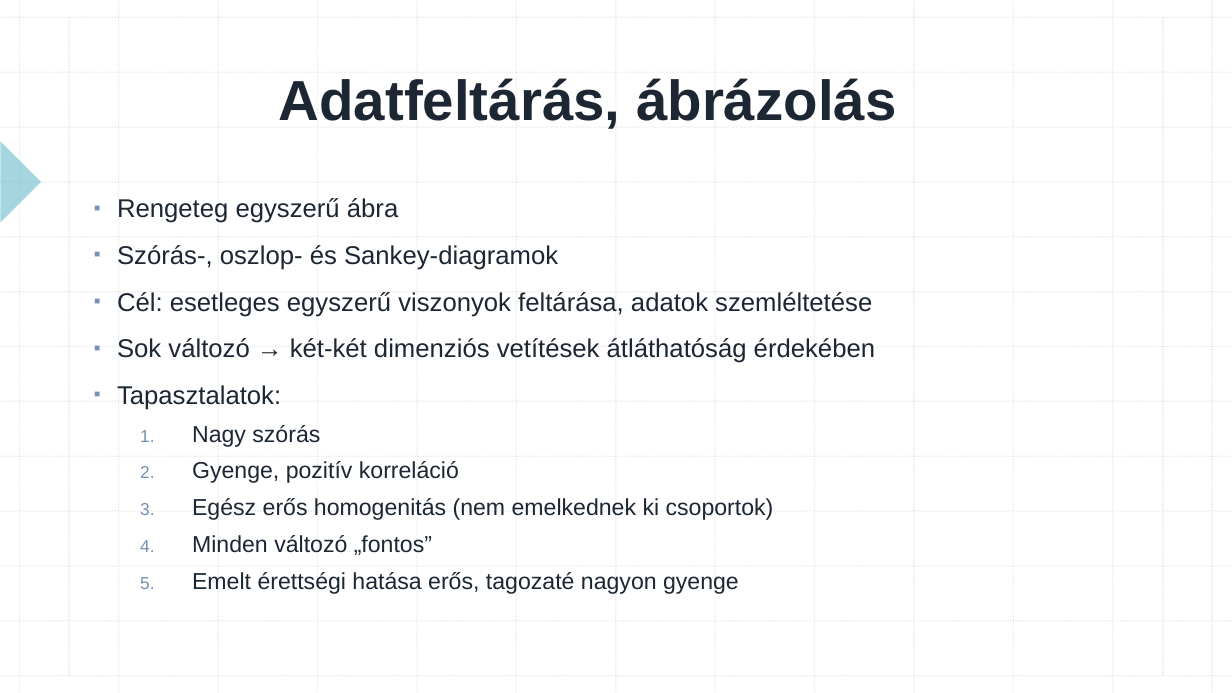
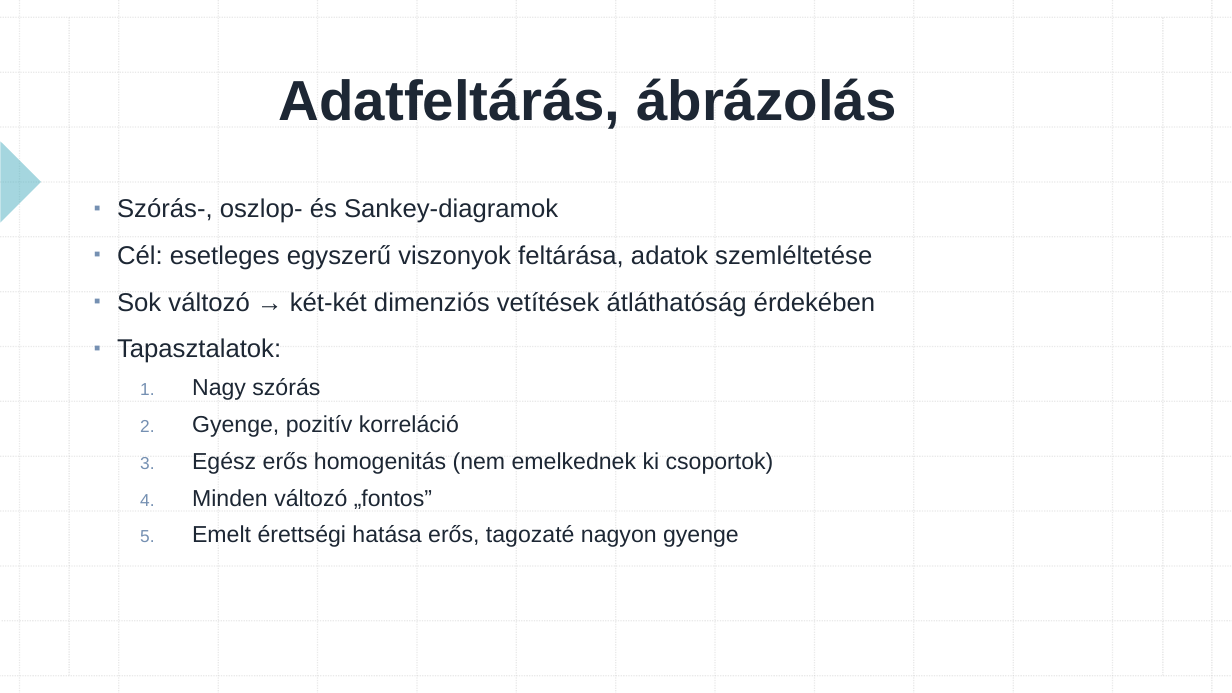
Before and after one commit to konderal333/-nkutfel, a slide deck: slide 4 of TDK prezi.pptx. Drawn at 1232x693 pixels with LibreOffice and Linux fonts; fonts in the diff are those of the drawing. Boxes give left, top, right and bottom in pixels: in the first picture for what was removed or moved away, otherwise in the second. Text is boxed around its words. In the diff, an @@ line names an element or a change of style, - is before the commit and + after.

```diff
--- a/TDK prezi.pptx
+++ b/TDK prezi.pptx
@@ text at (117, 198, 398, 223): paragraph removed @@
-▪ Rengeteg egyszerű ábra
```
Also in this commit, not shown: 4 other slides changed.
